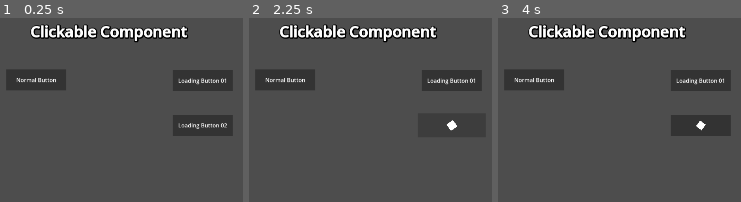
Above: before the commit, frames 1-3 (left to right).
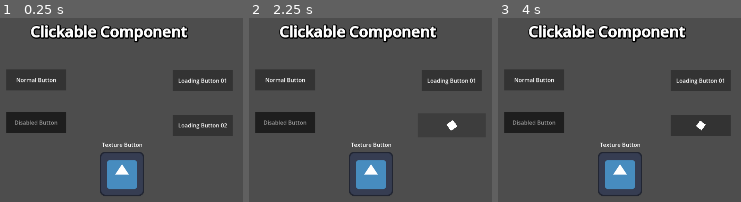
Above: after the commit, the same moments.

Repository: NgocHai220998/Godot-Sample
Game: Godot game, scene res://GUI/components/clickable_component/showcase/showcase.tscn
Two runs of this game, one before a commit and one after it. Both use one fixed random seed, a clock stepped at 60 frames per second and the inputs below. The engine's default icon, where the game draws it, is replaced by a stand-in: a white triangle on a blue panel in a dark square.
Inputs (mouse positions are in pixels of both pictures, inside the frame that each line leads up to):
- Up to frame 1 (0.25 s): no input
- Up to frame 2 (2.25 s): tap Enter at 0.5, 2 s; move the mouse to (outside the picture) at 0.52 s; click (outside the picture) at 0.67 s; tap Space at 1.25 s; move the mouse to (outside the picture) at 1.27 s; click (outside the picture) at 1.42 s; move the mouse to (438, 133) at 2.02 s; click (438, 133) at 2.17 s
- Up to frame 3 (4 s): tap Space at 2.75 s; move the mouse to (outside the picture) at 2.77 s; click (outside the picture) at 2.92 s; tap Enter at 3.5 s; move the mouse to (outside the picture) at 3.52 s; click (outside the picture) at 3.67 s

The runs differ from the first frame. In frame 1, 5.3% of the frame differs, in the area x 2-60%, y 51-97%; in frame 2, 5.3%; in frame 3, 5.3%.

Commit message:
feat: add exported disabled state and visual feedback for ClickableComponent

Diff:
--- a/GUI/components/clickable_component/clickable_component.gd
+++ b/GUI/components/clickable_component/clickable_component.gd
@@ -19,10 +19,18 @@
 		method_name = value
 		update_configuration_warnings()
 
+@export_group("State")
+@export var disabled: bool = false:
+	set(value):
+		disabled = value
+		_update_visual_state()
+@export var disabled_modulate: Color = Color(0.6, 0.6, 0.6, 1.0)
+
 @export_group("Loading")
 @export var loading_enabled: bool = false
 @export var loading_icon: Control
 @export var nodes_to_hide_on_loading: Array[Control]
+
 
 @export_group("FX")
 @export_subgroup("Visual FX")
@@ -38,7 +46,7 @@
 @export var sfx_success: FakeSoundManager.SoundFX = FakeSoundManager.SoundFX.NONE
 @export var sfx_fail: FakeSoundManager.SoundFX = FakeSoundManager.SoundFX.NONE
 
-var disable: bool = false
+
 
 var _loading: bool = false
 var _tween: Tween
@@ -50,18 +58,18 @@
 	_connect_signals()
 	_set_pivot_center()
 	_set_cursor()
+	_update_visual_state()
 	_show_loading(false)
 
 #region Input Handler
 func _on_click(event: InputEvent) -> void:
-	if _loading or disable: return
+	if _loading or disabled: return
 	if not _is_press_event(event): return
 
 	_play_click_pop()
 
 	if handler_node and handler_node.has_method(method_name):
 		FakeSoundManager.play(sfx_click)
-
 
 
 		if loading_enabled:
@@ -72,7 +80,7 @@
 			handler_node.call(method_name)
 
 func _on_hover_entered() -> void:
-	if _loading or disable: return
+	if _loading or disabled: return
 
 	FakeSoundManager.play(sfx_hover)
 	_play_hover(true)
@@ -114,14 +122,14 @@
 
 func _play_hover(enter: bool) -> void:
 	var tween: Tween = _create_tween()
-	var target_scale: Vector2= Vector2(hover_scale_rate, hover_scale_rate) if enter else Vector2.ONE
+	var target_scale: Vector2 = Vector2(hover_scale_rate, hover_scale_rate) if enter else Vector2.ONE
 	var target_color: Color = glow_color if enter else Color.WHITE
 
-	tween.tween_property(target_node, "scale", target_scale, hover_scale_duration)\
-		.set_ease(Tween.EASE_IN)\
+	tween.tween_property(target_node, "scale", target_scale, hover_scale_duration) \
+		.set_ease(Tween.EASE_IN) \
 		.set_trans(Tween.TRANS_QUAD)
-	tween.parallel().tween_property(target_node, "modulate", target_color, hover_scale_duration)\
-		.set_ease(Tween.EASE_IN)\
+	tween.parallel().tween_property(target_node, "modulate", target_color, hover_scale_duration) \
+		.set_ease(Tween.EASE_IN) \
 		.set_trans(Tween.TRANS_QUAD)
 
 func _is_press_event(event: InputEvent) -> bool:
@@ -129,6 +137,11 @@
 		(event is InputEventMouseButton and event.pressed) or
 		(event is InputEventScreenTouch and event.pressed)
 	)
+
+func _update_visual_state() -> void:
+	if not is_node_ready(): await ready
+
+	target_node.modulate = disabled_modulate if disabled else Color.WHITE
 #endregion
 
 func _connect_signals() -> void:
--- a/GUI/components/clickable_component/showcase/showcase.tscn
+++ b/GUI/components/clickable_component/showcase/showcase.tscn
@@ -2,6 +2,7 @@
 
 [ext_resource type="Script" uid="uid://c7akbhugf8jjj" path="res://GUI/components/clickable_component/showcase/showcase.gd" id="1_6inv6"]
 [ext_resource type="PackedScene" uid="uid://drbydaa1ga0xu" path="res://GUI/components/clickable_component/clickable_component.tscn" id="2_wmlli"]
+[ext_resource type="Texture2D" uid="uid://bjgd7tsh4o4sy" path="res://icon.svg" id="3_one5u"]
 
 [sub_resource type="LabelSettings" id="LabelSettings_wmlli"]
 font_size = 44
@@ -47,6 +48,8 @@
 &"default": SubResource("Animation_wmlli")
 }
 
+[sub_resource type="LabelSettings" id="LabelSettings_one5u"]
+
 [node name="Showcase" type="CanvasLayer" unique_id=275130598]
 script = ExtResource("1_6inv6")
 
@@ -68,6 +71,8 @@
 offset_right = 1030.0
 offset_bottom = 235.0
 pivot_offset_ratio = Vector2(0.5, 0.5)
+mouse_filter = 1
+mouse_default_cursor_shape = 2
 color = Color(0.19973177, 0.19973174, 0.19973174, 1)
 
 [node name="Label" type="Label" parent="NormalButton" unique_id=378222493]
@@ -89,6 +94,38 @@
 target_node = NodePath("..")
 handler_node = NodePath("../..")
 method_name = "_on_normal_clicked"
+
+[node name="DisabledButton" type="ColorRect" parent="." unique_id=192142687]
+modulate = Color(0.6, 0.6, 0.6, 1)
+offset_left = 857.0
+offset_top = 297.0
+offset_right = 1030.0
+offset_bottom = 358.0
+pivot_offset_ratio = Vector2(0.5, 0.5)
+mouse_filter = 1
+mouse_default_cursor_shape = 2
+color = Color(0.19973177, 0.19973174, 0.19973174, 1)
+
+[node name="Label" type="Label" parent="DisabledButton" unique_id=347468543]
+layout_mode = 1
+anchors_preset = 8
+anchor_left = 0.5
+anchor_top = 0.5
+anchor_right = 0.5
+anchor_bottom = 0.5
+offset_left = -20.0
+offset_top = -11.5
+offset_right = 20.0
+offset_bottom = 11.5
+grow_horizontal = 2
+grow_vertical = 2
+text = "Disabled Button"
+
+[node name="ClickableComponent" parent="DisabledButton" unique_id=232187637 node_paths=PackedStringArray("target_node", "handler_node") instance=ExtResource("2_wmlli")]
+target_node = NodePath("..")
+handler_node = NodePath("../..")
+method_name = "_on_normal_clicked"
+disabled = true
 
 [node name="LoadingButton01" type="ColorRect" parent="." unique_id=445678441]
 offset_left = 1337.0
@@ -96,6 +133,8 @@
 offset_right = 1510.0
 offset_bottom = 237.0
 pivot_offset_ratio = Vector2(0.5, 0.5)
+mouse_filter = 1
+mouse_default_cursor_shape = 2
 color = Color(0.19973177, 0.19973174, 0.19973174, 1)
 
 [node name="Label" type="Label" parent="LoadingButton01" unique_id=904143148]
@@ -161,6 +200,8 @@
 offset_right = 1510.0
 offset_bottom = 366.0
 pivot_offset_ratio = Vector2(0.5, 0.5)
+mouse_filter = 1
+mouse_default_cursor_shape = 2
 color = Color(0.19973177, 0.19973174, 0.19973174, 1)
 
 [node name="Label" type="Label" parent="LoadingButton02" unique_id=598040912]
@@ -220,3 +261,26 @@
 [node name="AnimationPlayer" type="AnimationPlayer" parent="LoadingButton02/LoadingIcon" unique_id=96094373]
 libraries/ = SubResource("AnimationLibrary_one5u")
 autoplay = &"default"
+
+[node name="TextureButton" type="TextureRect" parent="." unique_id=1097404460]
+offset_left = 1127.0
+offset_top = 412.0
+offset_right = 1255.0
+offset_bottom = 540.0
+pivot_offset_ratio = Vector2(0.5, 0.5)
+mouse_default_cursor_shape = 2
+texture = ExtResource("3_one5u")
+
+[node name="Label" type="Label" parent="TextureButton" unique_id=2055299007]
+layout_mode = 0
+offset_left = 6.0
+offset_top = -32.0
+offset_right = 124.0
+offset_bottom = -9.0
+text = "Texture Button"
+label_settings = SubResource("LabelSettings_one5u")
+
+[node name="ClickableComponent" parent="TextureButton" unique_id=1016499245 node_paths=PackedStringArray("target_node", "handler_node") instance=ExtResource("2_wmlli")]
+target_node = NodePath("..")
+handler_node = NodePath("../..")
+method_name = "_on_normal_clicked"
